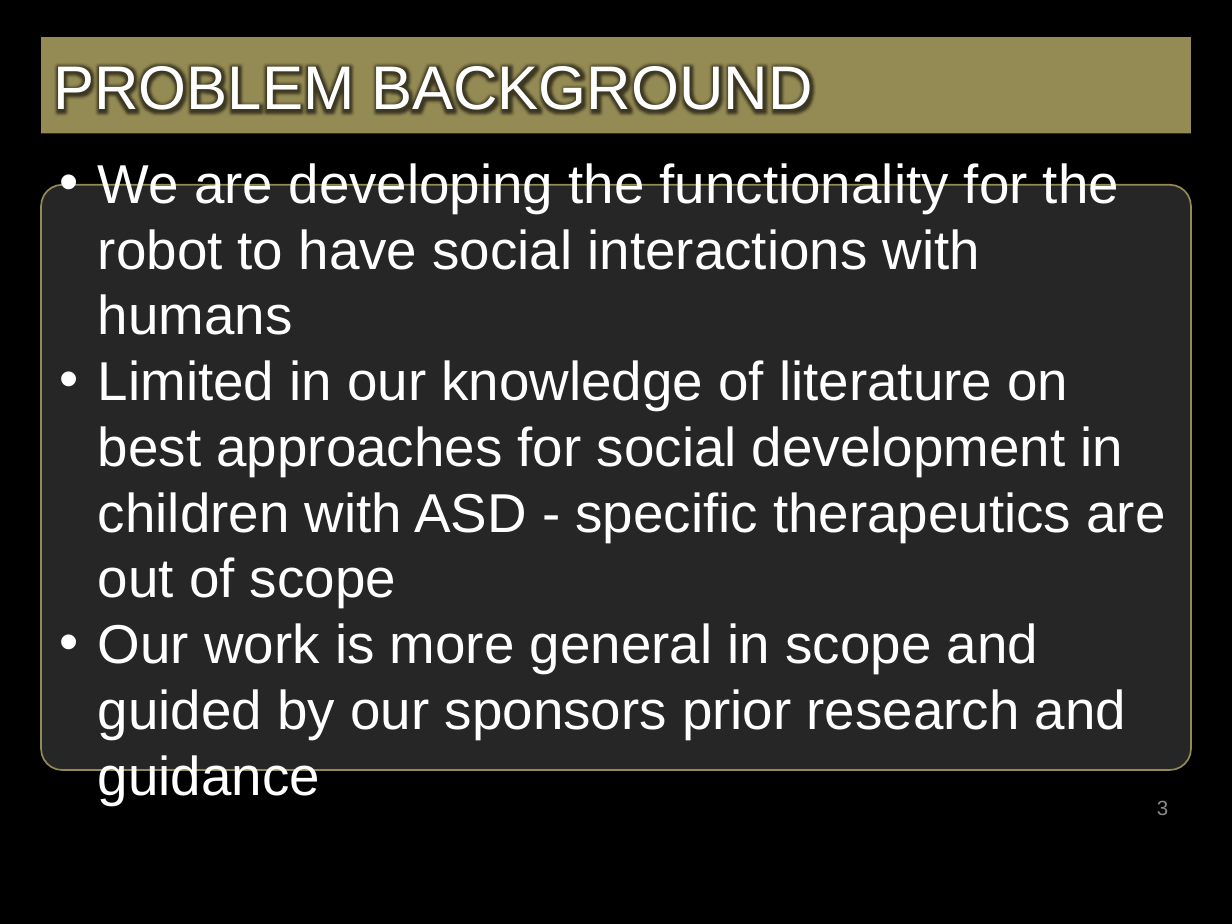
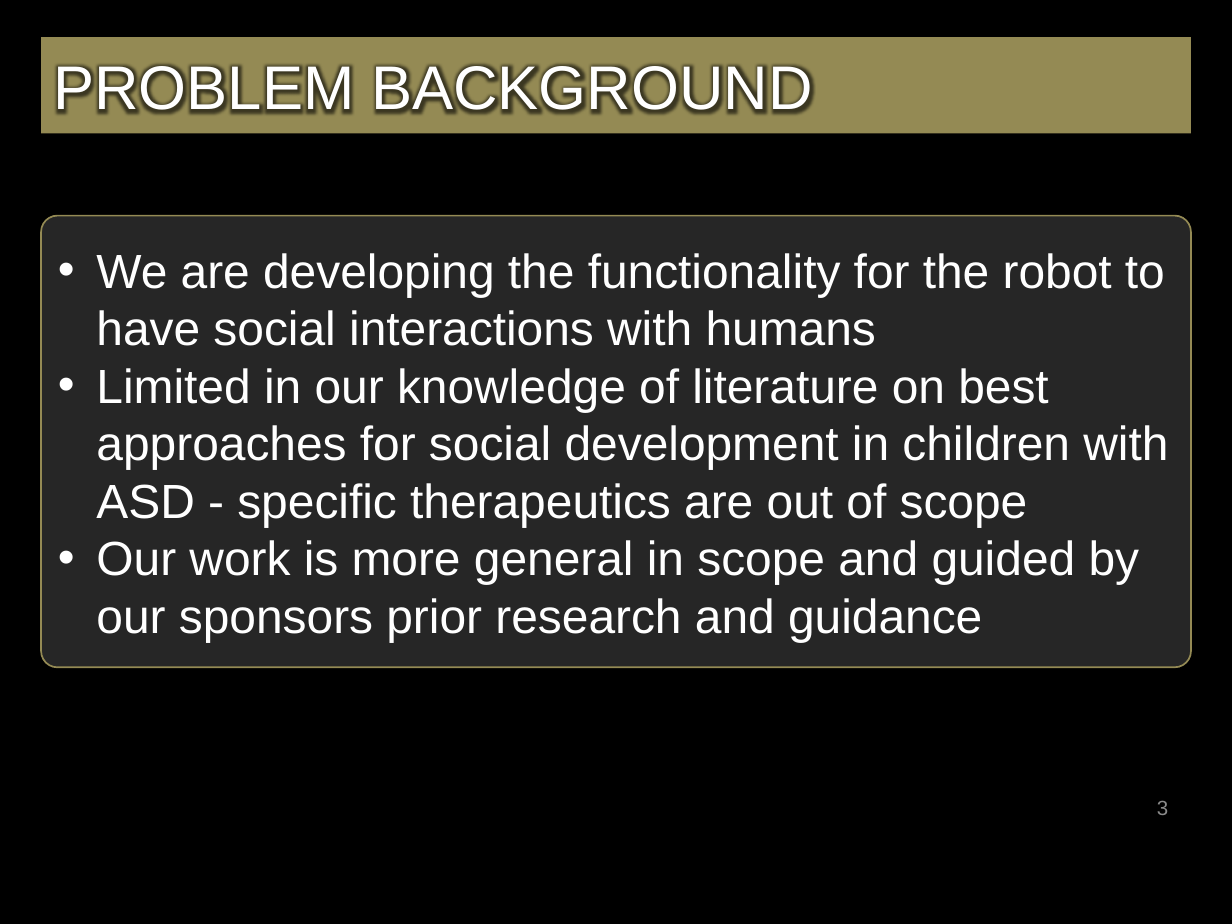
Before and after one commit to bg719/UCCS-Social-Robotics, a slide deck: slide 3 of docs/FinalSeminarPresentation.pptx. Drawn at 1232x924 pixels with LibreOffice and Linux fonts; fonts in the diff are those of the drawing; background and template pictures are left out. Boxes give left, top, right and bottom in pixels: in the first picture for what was removed or moved away, otherwise in the second. Text is boxed around its words. In the diff, an @@ line names an element or a change of style, - is before the commit and + after.

```diff
--- a/docs/FinalSeminarPresentation.pptx
+++ b/docs/FinalSeminarPresentation.pptx
@@ rounded rectangle "We are developing the functionality ...": place and size @@
-rounded rectangle "We are developing the functionality ..." at [41,185,1190,770]
+rounded rectangle "We are developing the functionality ..." at [41,216,1190,668]
@@ rounded rectangle "We are developing the functionality ..." at [41,216,1190,668]: size 32 to 28 pt @@
```
Also in this commit, not shown: 20 other slides changed.
